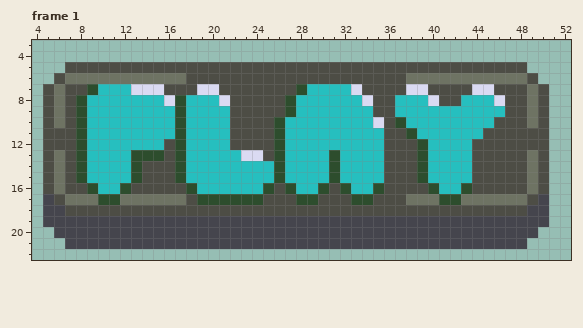
Edited in one commit: pixel-art file (assets/play.aseprite). The picture above is the old version.
56x24 pixels, 2 frames. Shown: frame 1: x 4..52, y 3..22.
Once edited:
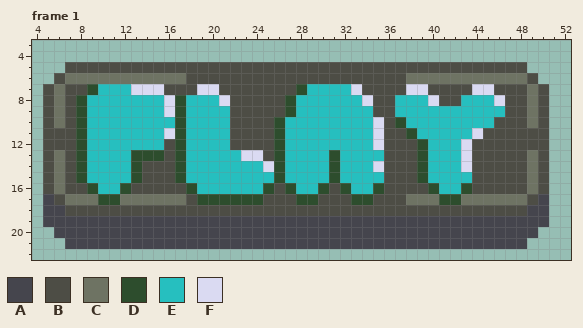
Palette (. is transparent): A #45454d  B #4d4d45  C #6e7363  D #2d4d2d  E #26bfbf  F #dadaf2
What changed:
Frame 1:
y 9: x 16 E -> F
y 11: x 16 E -> F; x 35 E -> F; x 44 E -> F
y 12: x 35 E -> F; x 43 E -> F
y 13: x 43 E -> F
y 14: x 25 E -> F; x 35 E -> F; x 43 E -> F
